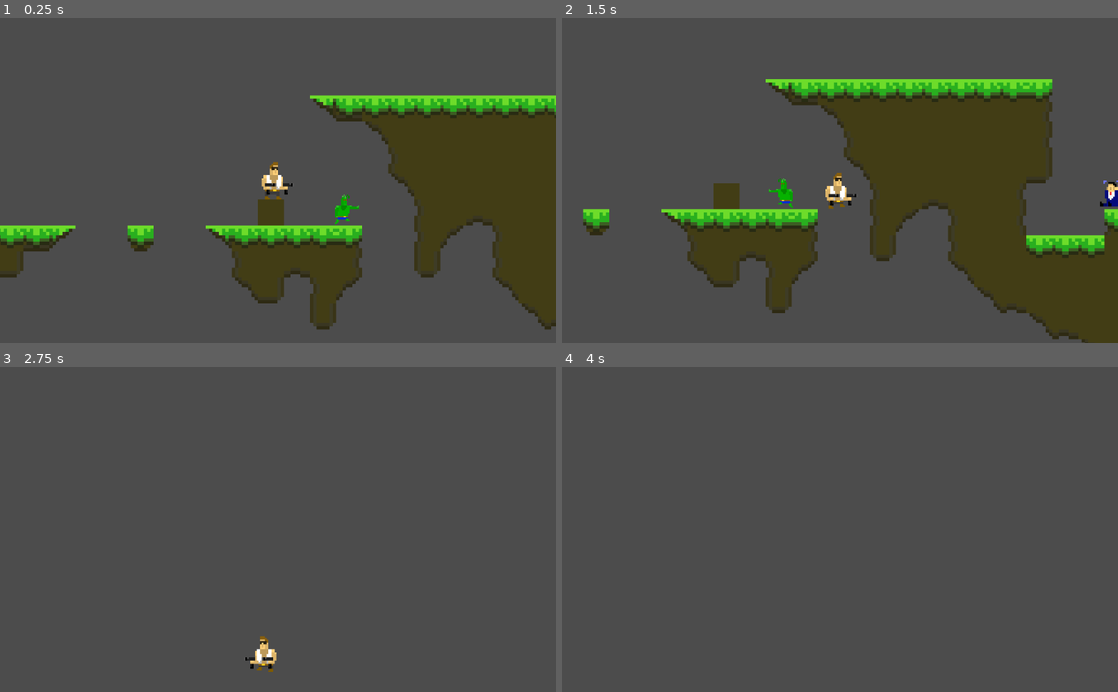
Above: before the commit, frames 1-4 (two rows, left to right).
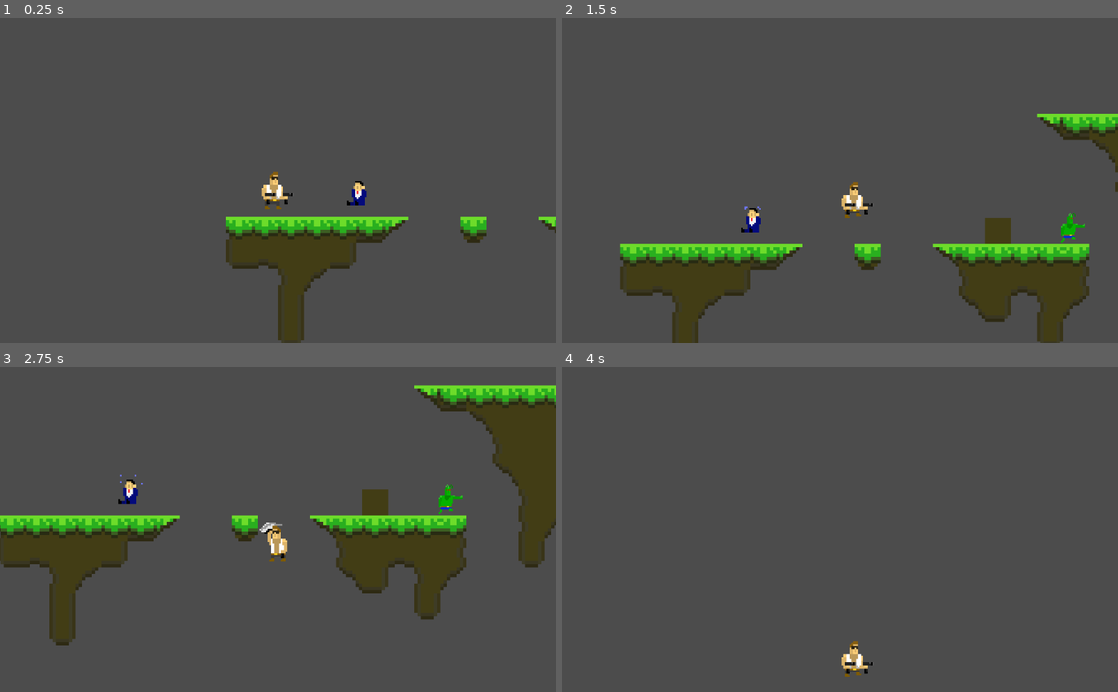
Above: after the commit, the same moments.

Repository: Slimonade1/Eksamensprojekt
Game: Godot game, scene res://Scenes/masterScene.tscn
Two runs of this game, one before a commit and one after it. Both use one fixed random seed, a clock stepped at 60 frames per second and the inputs below. The engine's default icon, where the game draws it, is replaced by a stand-in: a white triangle on a blue panel in a dark square.
Inputs:
- Up to frame 1 (0.25 s): no input
- Up to frame 2 (1.5 s): tap Enter at 0.5 s; hold D (ui_right) from 0.53 s (still down); tap W (ui_up) at 0.77 s
- Up to frame 3 (2.75 s): tap W (ui_up) at 1.52 s; release D (ui_right) at 2.03 s; hold A (ui_left) from 2.03 s (still down)
- Up to frame 4 (4 s): release A (ui_left) at 2.78 s; hold D (ui_right) from 2.78 s (still down); tap W (ui_up) at 3.02, 3.77 s

The runs differ from the first frame. In frame 1, 24% of the frame differs, in the area x 0-100%, y 23-100%; in frame 2, 33%, in the area x 3-100%, y 18-100%; in frame 3, 18%; in frame 4, 0.3%.

Commit message:
#5 Simple powerups

Diff:
--- a/Scenes/gameScene.tscn
+++ b/Scenes/gameScene.tscn
@@ -600,7 +600,7 @@
 margin_bottom = -708.0
 
 [node name="Player" parent="." instance=ExtResource( 1 )]
-position = Vector2( 442, -521 )
+position = Vector2( -171, -523 )
 
 [node name="Camera2D" type="Camera2D" parent="Player"]
 position = Vector2( 0, 10 )
@@ -613,6 +613,11 @@
 
 [node name="Companion" parent="Companions" instance=ExtResource( 3 )]
 position = Vector2( 1165, -413 )
+politiker = "kira"
+
+[node name="Companion2" parent="Companions" instance=ExtResource( 3 )]
+position = Vector2( 4, -429 )
+politiker = "bergur"
 
 [node name="Background" type="Node" parent="."]
 
--- a/Scripts/Bullet.gd
+++ b/Scripts/Bullet.gd
@@ -4,10 +4,6 @@
 var direction
 
 onready var tilemap = get_parent().get_node("Background/TileMap")
-onready var positionInWalls1 = $PositionInWalls1
-onready var positionInWalls2 = $PositionInWalls2
-onready var positionInWalls3 = $PositionInWalls3
-onready var positionInWalls4 = $PositionInWalls4
 var posInWall = []
 
 func _ready():
--- a/Scripts/Companion.gd
+++ b/Scripts/Companion.gd
@@ -2,15 +2,15 @@
 
 onready var sprite = $companionSprite
 onready var infoScreen = $"../../CanvasLayer2/CharacterDescription"
-
+export var politiker = ""
 
 func _ready():
 	sprite.playing = true
 
 func _on_Companion_body_entered(body):
 	if body.name == "Player":
-		print("OMG SHOWING")
 		body.showCompanion()
+		body.currentPowerUp = politiker
 		infoScreen.showing = true
 
 		queue_free()
--- a/Scripts/Enemy.gd
+++ b/Scripts/Enemy.gd
@@ -65,6 +65,10 @@
 	if health == 0:
 		queue_free()
 
+	if player.currentPowerUp == "kira":
+		if player.health < 5:
+			player.health += 1
+
 	sprite.modulate = Color.red
 	yield(get_tree().create_timer(0.1), "timeout")
 	sprite.modulate = Color.white
--- a/Scripts/Player.gd
+++ b/Scripts/Player.gd
@@ -1,11 +1,11 @@
 extends KinematicBody2D
 
 # stats
-var score = 0
 var damage = 1
 var attackSpeed = 2.0
 var health = 5
 var trauma = 0.0
+var currentPowerUp = ""
 
 # physics
 var speed = 60
@@ -32,7 +32,6 @@
 var Bullet = preload("res://Scenes/Bullet.tscn")
 var counter = 0
 
-
 func _ready():
 	sprite.playing = true
 
@@ -51,6 +50,8 @@
 			trauma += 0.03
 			if trauma > 0:
 				camera.trauma = trauma
+
+	handlePowerUps()
 
 func handleMovement(delta):
 	#slow stop
@@ -149,6 +150,7 @@
 func showCompanion():
 	spriteFriend.visible = true
 
+
 func handleShooting():
 	bulletCooldown.wait_time = 1 / attackSpeed
 	bulletCooldown.start()
@@ -191,3 +193,6 @@
 func _on_Jump_effect_animation_finished():
 	jumpEffect.playing = false
 	jumpEffect.visible = false
+
+func handlePowerUps():
+	pass
